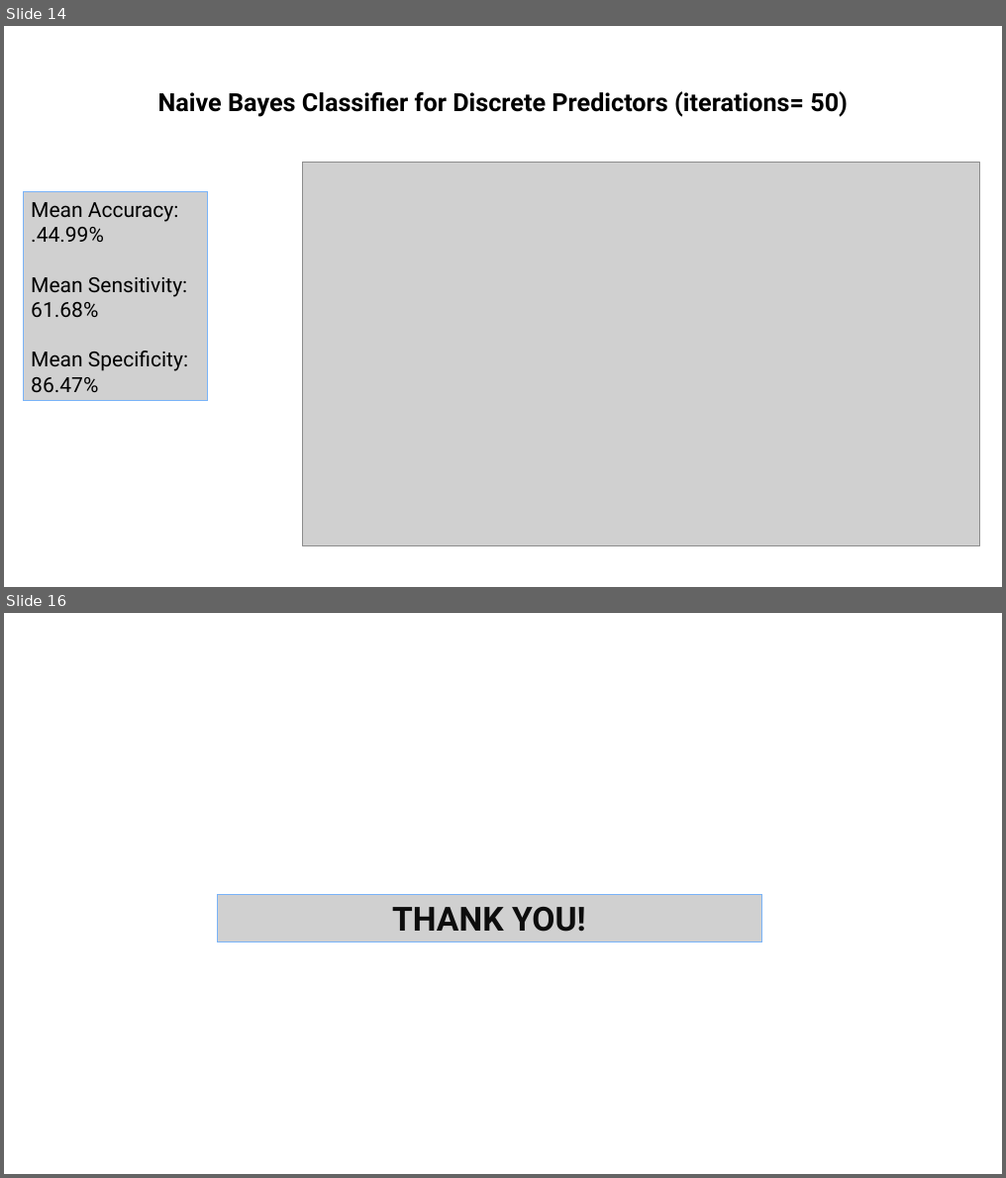
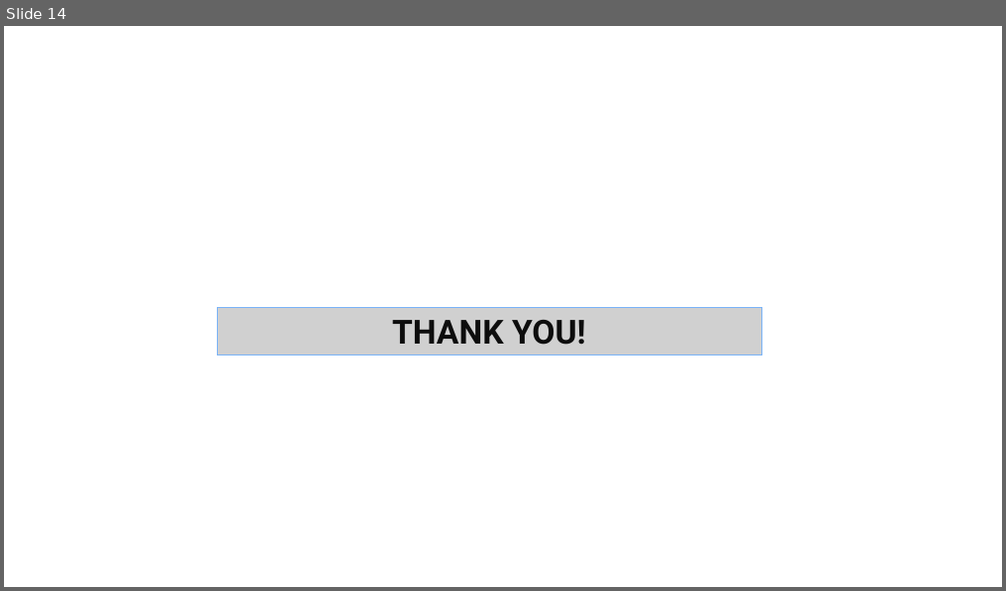
Before and after one commit to C-Stewart-GH/DDS_6306_CS1, a slide deck: Final_CS1_Presentation_DDS_6306.pptx. Shown one above the other, each under a label of ours: slides 14 and 16 before the commit, slide 14 after it; the slides between them are not shown. The pictures are 1006x1178 and 1006x591 pixels, drawn with LibreOffice and Linux fonts; fonts in the diff are those of the drawing; grey boxes stand for pictures; background and template pictures are left out. Boxes give left, top, right and bottom in pixels: in the first picture for what was removed or moved away, otherwise in the second. Text is boxed around its words. In the diff, an @@ line names an element or a change of style, - is before the commit and + after.

```diff
--- a/Final_CS1_Presentation_DDS_6306.pptx
+++ b/Final_CS1_Presentation_DDS_6306.pptx
@@ slide 14 removed at [4, 26, 1002, 587], background picture (left out) @@
@@ text removed at [158, 91, 847, 117] @@
-Naive Bayes Classifier for Discrete Predictors (iterations= 50)
@@ picture removed at [303, 162, 979, 547] @@
@@ picture removed at [24, 192, 208, 401] @@
-Mean Accuracy:
-.44.99%
-Mean Sensitivity:
-61.68%
-Mean Specificity:
-86.47%
@@ what was slide 16 is now slide 14 @@
```
Also in this commit, not shown: 7 slides changed, 3 slides added, 4 other slides removed, 4 other files.
